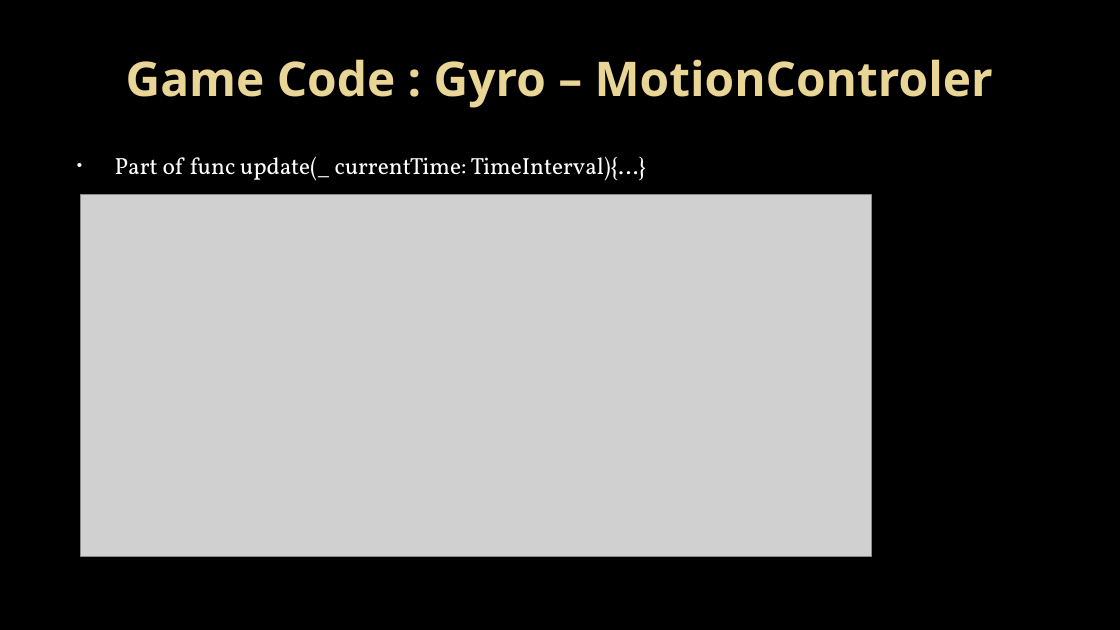
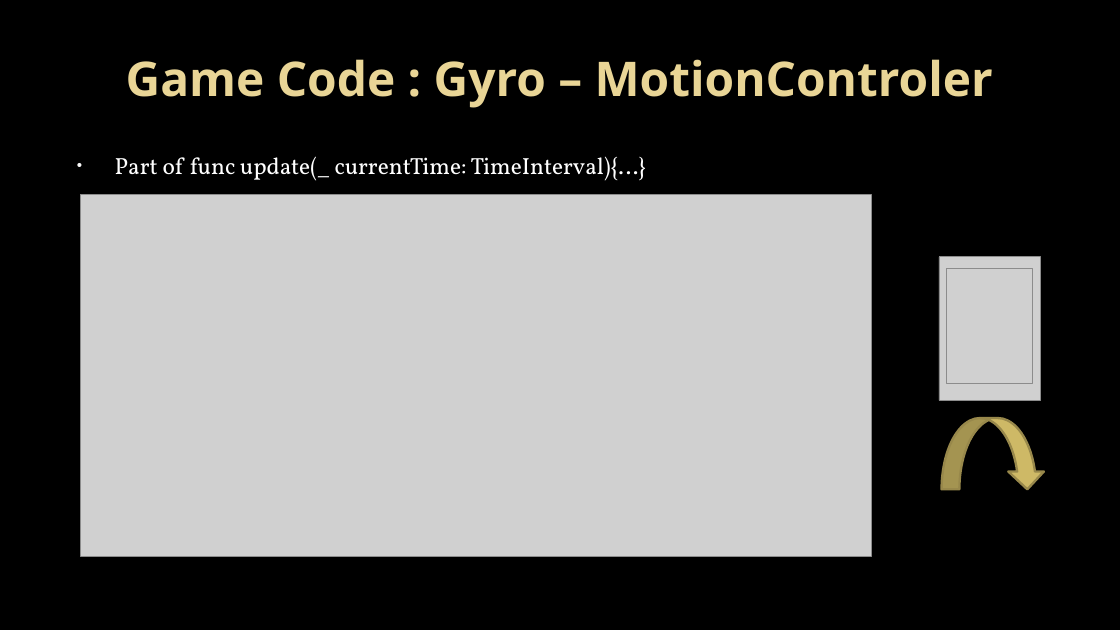
Before and after one commit to andreasdietze/MobileAppWiSe1718, a slide deck: slide 7 of Präsentation/MobileAppsWiSe1718_Dietze_Schmitt_Vorabversion.pptx (slide 6 before the commit). Drawn at 1120x630 pixels with LibreOffice and Linux fonts; fonts in the diff are those of the drawing; grey boxes stand for pictures; background and template pictures are left out. Boxes give left, top, right and bottom in pixels: in the first picture for what was removed or moved away, otherwise in the second. Text is boxed around its words. In the diff, an @@ line names an element or a change of style, - is before the commit and + after.

```diff
--- a/Präsentation/MobileAppsWiSe1718_Dietze_Schmitt_Vorabversion.pptx
+++ b/Präsentation/MobileAppsWiSe1718_Dietze_Schmitt_Vorabversion.pptx
@@ picture added at (939, 257, 1041, 401) @@
@@ picture added at (947, 269, 1033, 384) @@
@@ curved down arrow added at (942, 418, 1045, 490), fill #CEB966, outline #98894B 2 pt @@
```
Also in this commit, not shown: 7 other slides changed, 1 slide added, 1 other file.
